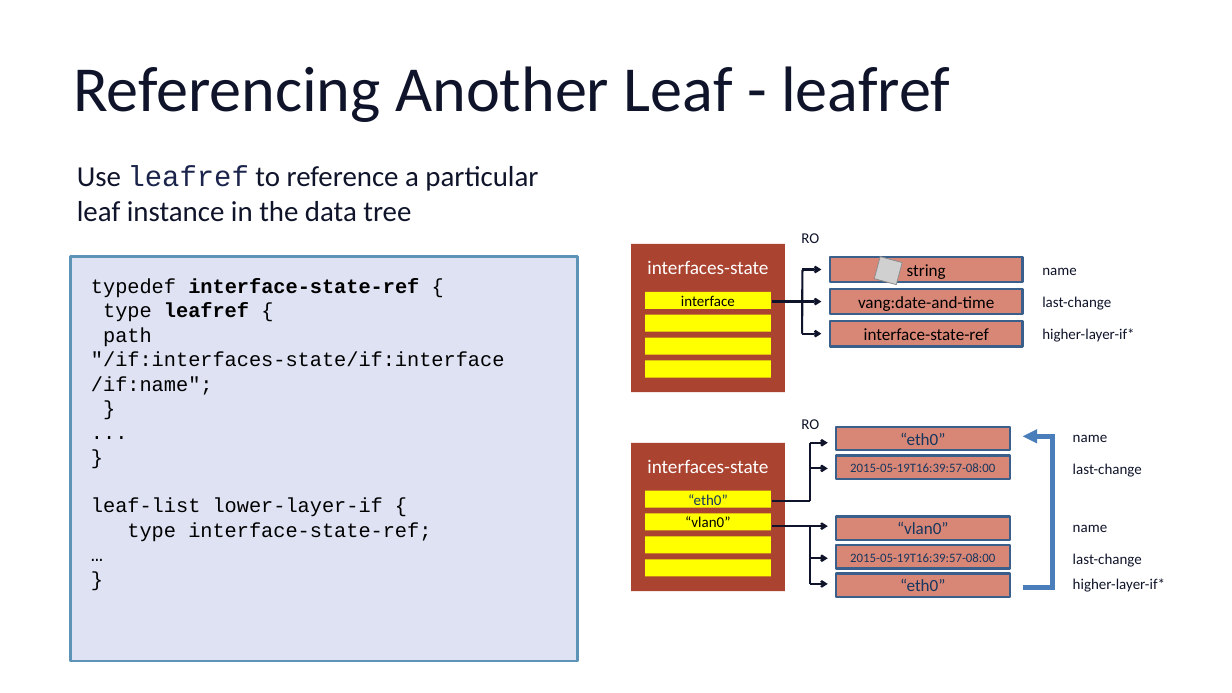
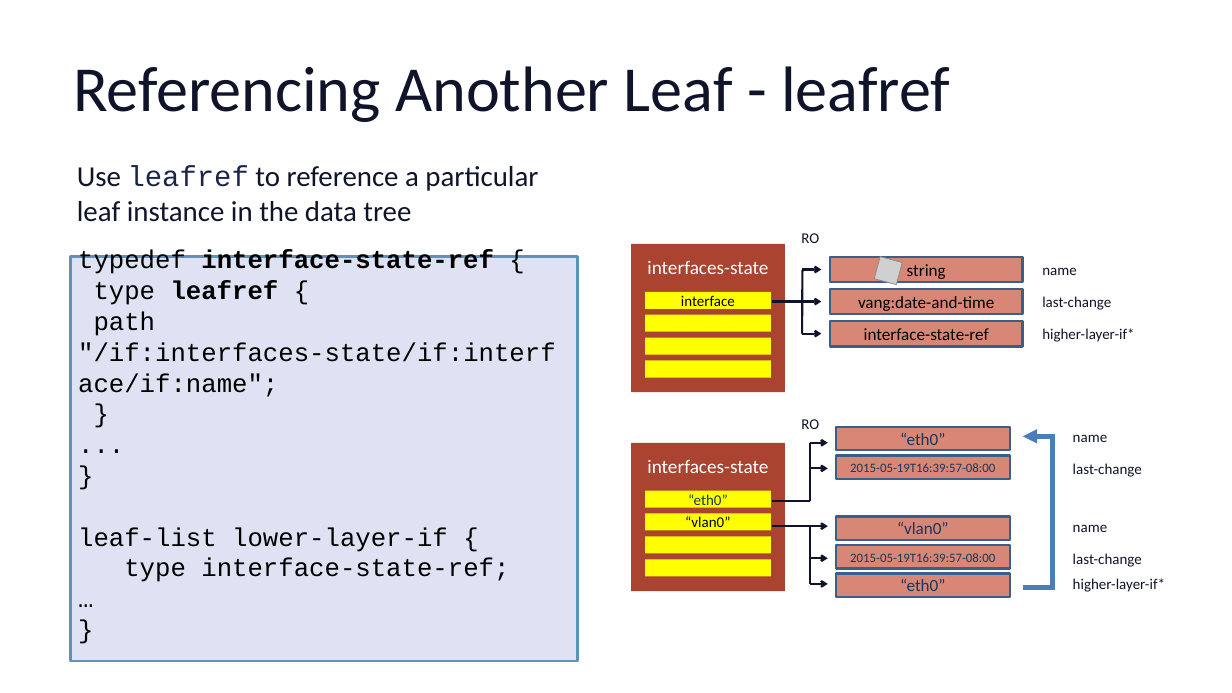
Before and after one commit to cmoberg/netconf-yang-training, a slide deck: slide 23 of slides/module-2-yang.pptx. Drawn at 1232x693 pixels with LibreOffice and Linux fonts; fonts in the diff are those of the drawing; grey boxes stand for pictures. Boxes give left, top, right and bottom in pixels: in the first picture for what was removed or moved away, otherwise in the second. Text is boxed around its words. In the diff, an @@ line names an element or a change of style, - is before the commit and + after.

```diff
--- a/slides/module-2-yang.pptx
+++ b/slides/module-2-yang.pptx
@@ text in rectangle at (78,250,556,582): text added @@
+typedef interface-state-ref {
+type leafref {
+path "/if:interfaces-state/if:interface/if:name";
+}
+...
+}
+leaf-list lower-layer-if {
+type interface-state-ref;
+…
+}
@@ text removed at (91,279,504,542) @@
-typedef interface-state-ref {
-type leafref {
-path "/if:interfaces-state/if:interface/if:name";
-}
-...
-}
-leaf-list lower-layer-if {
-type interface-state-ref;
-…
-}
```
Also in this commit, not shown: 15 other slides changed, 1 slide removed, 11 other files.
